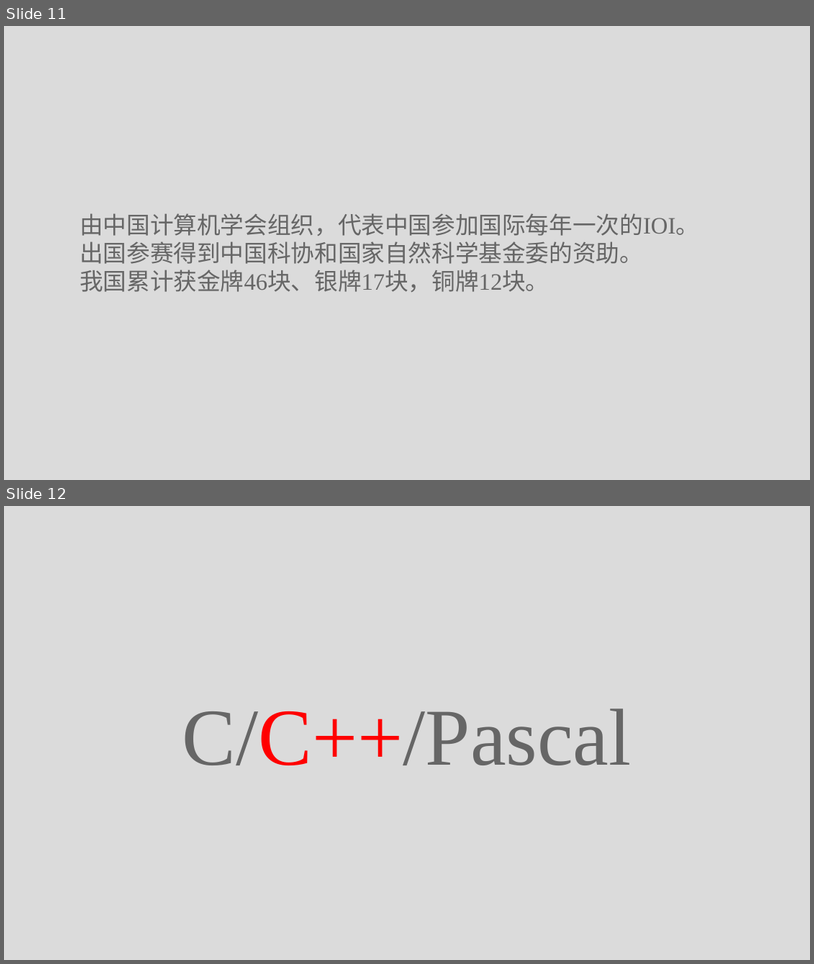
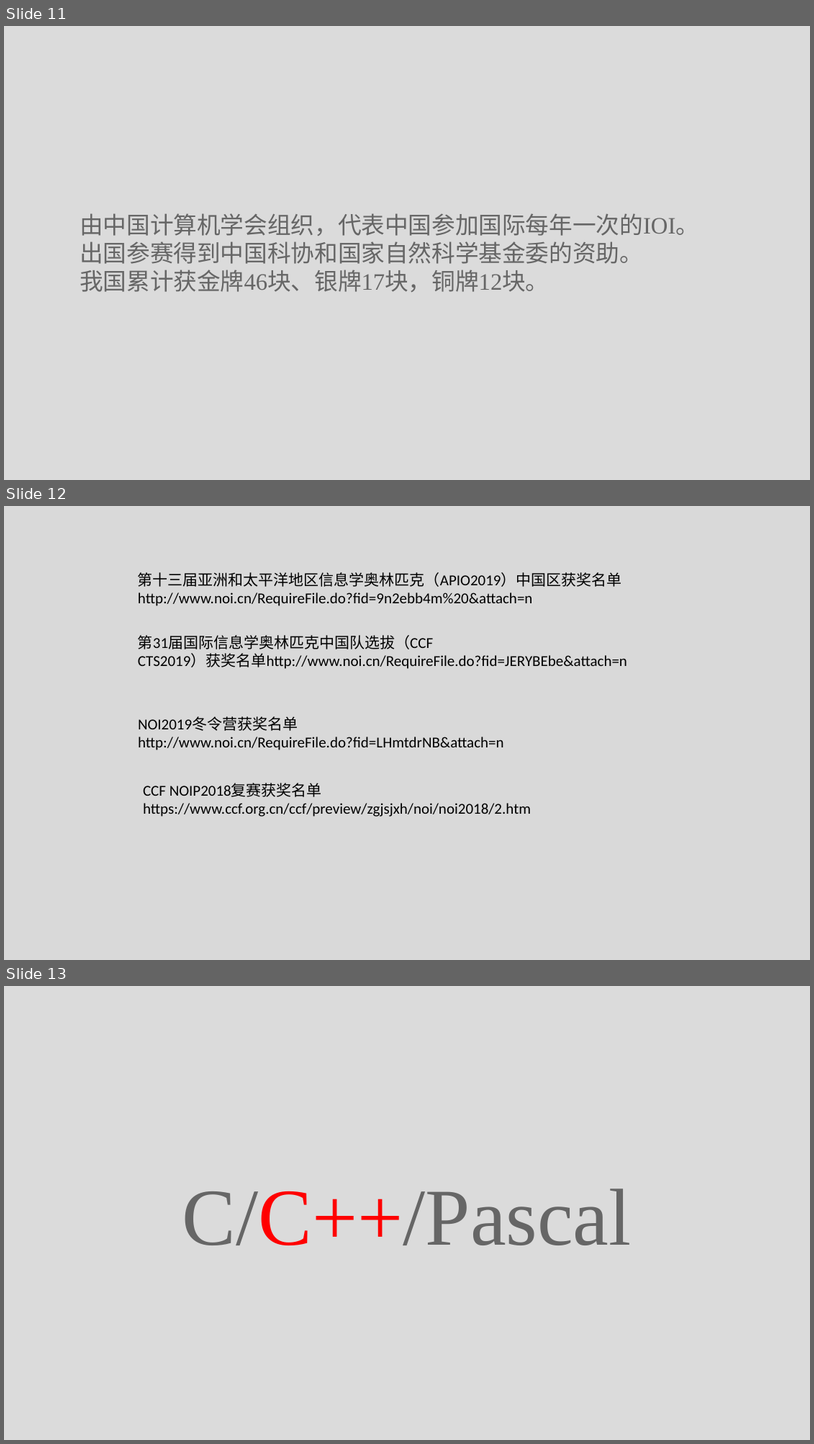
Before and after one commit to langzhenjun/noip, a slide deck: LESSONS/001.pptx. Shown one above the other, each under a label of ours: slides 11 and 12 before the commit, slides 11, 12 and 13 after it. The pictures are 814x964 and 814x1444 pixels, drawn with LibreOffice and Linux fonts; fonts in the diff are those of the drawing. Boxes give left, top, right and bottom in pixels: in the first picture for what was removed or moved away, otherwise in the second. Text is boxed around its words. In the diff, an @@ line names an element or a change of style, - is before the commit and + after.

```diff
--- a/LESSONS/001.pptx
+++ b/LESSONS/001.pptx
@@ slide 12 added at bbox=[4, 506, 810, 960], background #D9D9D9 @@
@@ text added at bbox=[138, 572, 622, 606], 18 pt, text #000000 @@
+第十三届亚洲和太平洋地区信息学奥林匹克（APIO2019）中国区获奖名单
+http://www.noi.cn/RequireFile.do?fid=9n2ebb4m%20&attach=n
@@ text added at bbox=[138, 635, 628, 669], 18 pt, text #000000 @@
+第31届国际信息学奥林匹克中国队选拔（CCF CTS2019）获奖名单http://www.noi.cn/RequireFile.do?fid=JERYBEbe&attach=n
@@ text added at bbox=[138, 716, 504, 750], 18 pt, text #000000 @@
+NOI2019冬令营获奖名单
+http://www.noi.cn/RequireFile.do?fid=LHmtdrNB&attach=n
@@ text added at bbox=[143, 783, 531, 816], 18 pt, text #000000 @@
+CCF NOIP2018复赛获奖名单
+https://www.ccf.org.cn/ccf/preview/zgjsjxh/noi/noi2018/2.htm
@@ what was slide 12 is now slide 13 @@
```
Also in this commit, not shown: 11 other files.
